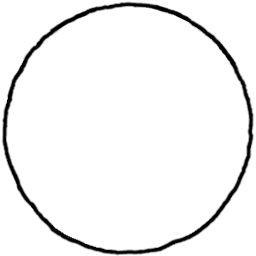
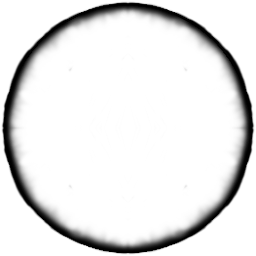
Before/after of a 256×256 layered artwork. What changed in the layer stack:
painted on "Base" over [1, 1, 255, 256]
